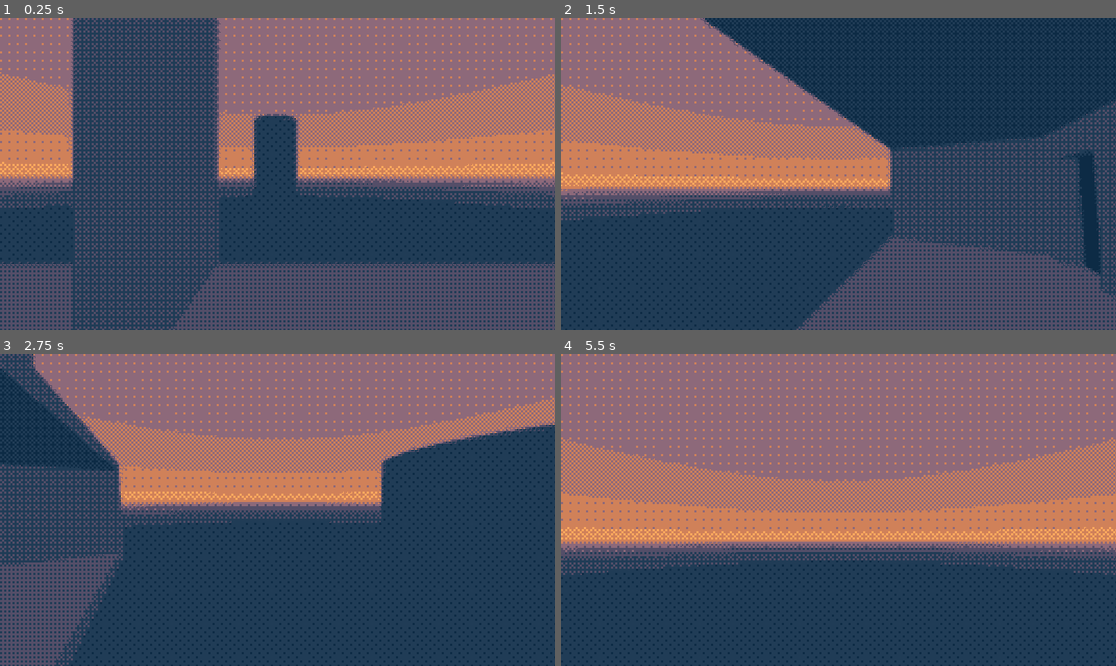
Above: before the commit, frames 1-4 (two rows, left to right).
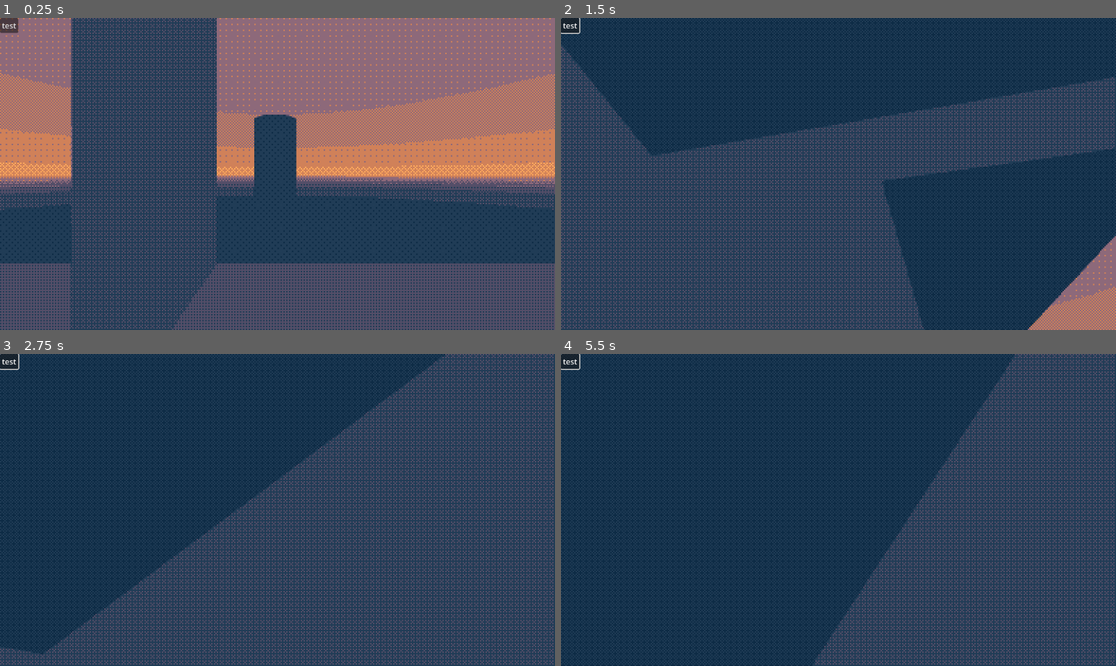
Above: after the commit, the same moments.

Repository: ajud123/screamroulettegame
Game: Godot game, scene res://node_3d.tscn
Same seed, same stepped clock (60 frames per second), same inputs: the game is played once before the commit and once after it.
Inputs (mouse positions are in pixels of both pictures, inside the frame that each line leads up to):
- Up to frame 1 (0.25 s): no input
- Up to frame 2 (1.5 s): click (572, 24) at 0.5 s, where only the run after the commit has a clickable "test"; tap Enter (ui_accept) at 1.25 s; move the mouse to (866, 174) at 1.27 s; hold W (fwd) from 1.28 s (still down); tap A (l) at 1.35 s
- Up to frame 3 (2.75 s): keep holding W (fwd); tap Enter (ui_accept) at 1.52, 2.27 s; tap D (r) at 1.55, 2.1 s; move the mouse to (249, 510) at 2.02 s; tap A (l) at 2.3 s
- Up to frame 4 (5.5 s): keep holding W (fwd); move the mouse to (849, 503) at 2.77 s; tap S (bck) at 2.85 s; tap D (r) at 3.05, 4.35 s; move the mouse to (832, 516) at 3.52 s; tap A (l) at 3.6, 5.1 s; tap Enter (ui_accept) at 3.77, 4.52, 5, 5.27 s; move the mouse to (877, 513) at 4.27 s; move the mouse to (794, 506) at 5.02 s

The runs differ from the first frame. In frame 1, 30% of the frame differs, in the area x 0-100%, y 0-100%; in frame 2, 51%; in frame 3, 57%; in frame 4, 70%.

Commit message:
added more dither stuff (no gameplay whatsoever)

Diff:
--- /dev/null
+++ b/MainView.gd
@@ -0,0 +1,18 @@
+extends SubViewportContainer
+
+
+# Called when the node enters the scene tree for the first time.
+func _ready() -> void:
+	$SubViewport.size = Vector2i(1920*2, 1080*2) #DisplayServer.screen_get_size()
+	pass # Replace with function body.
+
+
+# Called every frame. 'delta' is the elapsed time since the previous frame.
+func _process(delta: float) -> void:
+	var size = get_viewport_rect().size as Vector2i
+	var sv = $SubViewport
+	if sv.size != size:
+		sv.size = size
+		print("Viewport size: " + str(size))
+
+	pass
--- a/dither.gdshader
+++ b/dither.gdshader
@@ -21,9 +21,9 @@
 {
 	// sample the screen texture at the desired output resolution (according to u_dither_size)
 	// this will effectively pixelate the resulting output
-	vec2 screen_size = vec2(textureSize(SCREEN_TEXTURE, 0)) / float(u_dither_size);
+	vec2 screen_size = vec2(textureSize(TEXTURE, 0)) / float(u_dither_size);
 	vec2 screen_sample_uv = floor(UV * screen_size) / screen_size;
-	vec3 screen_col = texture(SCREEN_TEXTURE, screen_sample_uv).rgb;
+	vec3 screen_col = texture(TEXTURE, screen_sample_uv).rgb;
 
 	// calculate pixel luminosity (https://stackoverflow.com/questions/596216/formula-to-determine-brightness-of-rgb-color)
 	float lum = (screen_col.r * 0.299) + (screen_col.g * 0.587) + (screen_col.b * 0.114);
--- /dev/null
+++ b/dither/dither2.gdshader
@@ -0,0 +1,66 @@
+//yoinked from acerola
+shader_type canvas_item;
+
+uniform float _RedColorCount;
+uniform float _GreenColorCount;
+uniform float _BlueColorCount;
+uniform float u_dither_size;
+uniform float _Spread;
+
+const int bayer2[4] = { //2x2
+    0, 2,
+    3, 1
+};
+
+const int bayer4[16] = { //4x4
+    0, 8, 2, 10,
+    12, 4, 14, 6,
+    3, 11, 1, 9,
+    15, 7, 13, 5
+};
+
+const int bayer8[64] = { //8x8
+    0, 32, 8, 40, 2, 34, 10, 42,
+    48, 16, 56, 24, 50, 18, 58, 26,
+    12, 44,  4, 36, 14, 46,  6, 38,
+    60, 28, 52, 20, 62, 30, 54, 22,
+    3, 35, 11, 43,  1, 33,  9, 41,
+    51, 19, 59, 27, 49, 17, 57, 25,
+    15, 47,  7, 39, 13, 45,  5, 37,
+    63, 31, 55, 23, 61, 29, 53, 21
+};
+
+float GetBayer2(int x, int y) {
+    return float(bayer2[(x % 2) + (y % 2) * 2]) * (1.0f / 4.0f) - 0.5f;
+}
+
+float GetBayer4(int x, int y) {
+    return float(bayer4[(x % 4) + (y % 4) * 4]) * (1.0f / 16.0f) - 0.5f;
+}
+
+float GetBayer8(int x, int y) {
+    return float(bayer8[(x % 8) + (y % 8) * 8]) * (1.0f / 64.0f) - 0.5f;
+}
+
+void vertex() {
+	// Called for every vertex the material is visible on.
+}
+
+void fragment() {
+	vec2 screen_size = vec2(textureSize(TEXTURE, 0)) / float(u_dither_size);
+	vec2 screen_size_pure = vec2(textureSize(TEXTURE, 0));
+	vec2 screen_sample_uv = floor(UV * screen_size) / screen_size;
+	vec3 screen_col = texture(TEXTURE, screen_sample_uv).rgb;
+
+	float bayer = GetBayer8(int(UV.x * screen_size.x), int(UV.y * screen_size.y));
+	vec3 output = screen_col + _Spread * bayer;
+	output.r = floor((_RedColorCount - 1.0f) * output.r + 0.5) / (_RedColorCount - 1.0f);
+	output.g = floor((_GreenColorCount - 1.0f) * output.g + 0.5) / (_GreenColorCount - 1.0f);
+	output.b = floor((_BlueColorCount - 1.0f) * output.b + 0.5) / (_BlueColorCount - 1.0f);
+	COLOR.rgb = output;
+}
+
+//void light() {
+	// Called for every pixel for every light affecting the CanvasItem.
+	// Uncomment to replace the default light processing function with this one.
+//}
--- /dev/null
+++ b/dither/dither2.tres
@@ -0,0 +1,11 @@
+[gd_resource type="ShaderMaterial" load_steps=2 format=3 uid="uid://coqkdhbqau8l6"]
+
+[ext_resource type="Shader" path="res://dither/dither2.gdshader" id="1_d35h8"]
+
+[resource]
+shader = ExtResource("1_d35h8")
+shader_parameter/_RedColorCount = 16.0
+shader_parameter/_GreenColorCount = 16.0
+shader_parameter/_BlueColorCount = 16.0
+shader_parameter/u_dither_size = 4.0
+shader_parameter/_Spread = 0.05
--- a/node_3d.tscn
+++ b/node_3d.tscn
@@ -1,8 +1,9 @@
-[gd_scene load_steps=14 format=3 uid="uid://cw02we5g60g88"]
+[gd_scene load_steps=15 format=3 uid="uid://cw02we5g60g88"]
 
 [ext_resource type="Material" uid="uid://bl33dmjydykr" path="res://dither/dithermaterial.tres" id="1_pax08"]
 [ext_resource type="PackedScene" uid="uid://c0md26rloyt4o" path="res://player.tscn" id="1_ugqi7"]
 [ext_resource type="PackedScene" uid="uid://bk46mxhiyydon" path="res://portal.tscn" id="2_chfjr"]
+[ext_resource type="Script" path="res://MainView.gd" id="2_ipsfn"]
 [ext_resource type="Shader" path="res://portalshader.gdshader" id="3_a3dw7"]
 
 [sub_resource type="ProceduralSkyMaterial" id="ProceduralSkyMaterial_ewqdk"]
@@ -41,95 +42,126 @@
 
 [node name="Node3D" type="Node3D"]
 
-[node name="WorldEnvironment" type="WorldEnvironment" parent="."]
+[node name="Control2" type="Control" parent="."]
+layout_mode = 3
+anchors_preset = 15
+anchor_right = 1.0
+anchor_bottom = 1.0
+grow_horizontal = 2
+grow_vertical = 2
+
+[node name="SubViewportContainer" type="SubViewportContainer" parent="Control2"]
+material = ExtResource("1_pax08")
+layout_mode = 1
+offset_right = 1152.0
+offset_bottom = 648.0
+size_flags_horizontal = 3
+size_flags_vertical = 3
+script = ExtResource("2_ipsfn")
+
+[node name="SubViewport" type="SubViewport" parent="Control2/SubViewportContainer"]
+handle_input_locally = false
+size = Vector2i(1152, 648)
+render_target_update_mode = 4
+
+[node name="WorldEnvironment" type="WorldEnvironment" parent="Control2/SubViewportContainer/SubViewport"]
 environment = SubResource("Environment_ysoxx")
 
-[node name="player" parent="." instance=ExtResource("1_ugqi7")]
+[node name="player" parent="Control2/SubViewportContainer/SubViewport" instance=ExtResource("1_ugqi7")]
 unique_name_in_owner = true
 transform = Transform3D(-1, 0, 8.74228e-08, 0, 1, 0, -8.74228e-08, 0, -1, -0.0700753, 1.37182, -1.79159)
 
-[node name="house" type="CSGCombiner3D" parent="."]
+[node name="house" type="CSGCombiner3D" parent="Control2/SubViewportContainer/SubViewport"]
 use_collision = true
 
-[node name="house frame" type="CSGBox3D" parent="house"]
+[node name="house frame" type="CSGBox3D" parent="Control2/SubViewportContainer/SubViewport/house"]
 transform = Transform3D(1, 0, 0, 0, 1, 0, 0, 0, 1, -3.73615, 1.88623, -1.75659)
 use_collision = true
 size = Vector3(9.48769, 3.887, 4.513)
 
-[node name="house frame3" type="CSGBox3D" parent="house"]
+[node name="house frame3" type="CSGBox3D" parent="Control2/SubViewportContainer/SubViewport/house"]
 transform = Transform3D(1, 0, 0, 0, 1, 0, 0, 0, 1, -2.64854, 5.50839, -1.75659)
 use_collision = true
 size = Vector3(11.6629, 3.887, 4.513)
 
-[node name="house frame2" type="CSGBox3D" parent="house"]
+[node name="house frame2" type="CSGBox3D" parent="Control2/SubViewportContainer/SubViewport/house"]
 transform = Transform3D(1, 0, 0, 0, 1, 0, 0, 0, 1, 5.50973, 1.88623, -1.75659)
 use_collision = true
 size = Vector3(9.48769, 3.887, 4.513)
 
-[node name="room cutout" type="CSGCombiner3D" parent="house"]
+[node name="room cutout" type="CSGCombiner3D" parent="Control2/SubViewportContainer/SubViewport/house"]
 operation = 2
 
-[node name="cutout" type="CSGBox3D" parent="house/room cutout"]
+[node name="cutout" type="CSGBox3D" parent="Control2/SubViewportContainer/SubViewport/house/room cutout"]
 transform = Transform3D(1, 0, 0, 0, 1, 0, 0, 0, 1, -3.73615, 1.84006, -1.33508)
 size = Vector3(8.71, 3.12807, 4.513)
 
-[node name="cutout2" type="CSGBox3D" parent="house/room cutout"]
+[node name="cutout2" type="CSGBox3D" parent="Control2/SubViewportContainer/SubViewport/house/room cutout"]
 transform = Transform3D(1, 0, 0, 0, 1, 0, 0, 0, 1, -2.57357, 5.38661, -1.33508)
 size = Vector3(11.0352, 3.12807, 4.513)
 
-[node name="cutout3" type="CSGBox3D" parent="house/room cutout"]
+[node name="cutout3" type="CSGBox3D" parent="Control2/SubViewportContainer/SubViewport/house/room cutout"]
 transform = Transform3D(1, 0, 0, 0, 1, 0, 0, 0, 1, 5.42484, 1.87741, -1.33508)
 size = Vector3(8.71, 3.20278, 4.513)
 
-[node name="doorway" type="CSGBox3D" parent="house/room cutout"]
+[node name="doorway" type="CSGBox3D" parent="Control2/SubViewportContainer/SubViewport/house/room cutout"]
 transform = Transform3D(1, 0, 0, 0, 1, 0, 0, 0, 1, 0.997, 1.502, -1.335)
 size = Vector3(1.333, 2.437, 1.333)
 
-[node name="doorway4" type="CSGBox3D" parent="house/room cutout"]
+[node name="doorway4" type="CSGBox3D" parent="Control2/SubViewportContainer/SubViewport/house/room cutout"]
 transform = Transform3D(1, 0, 0, 0, 1, 0, 0, 0, 1, 3.27064, 5.05011, -1.6281)
 size = Vector3(1.333, 2.437, 1.333)
 
-[node name="doorway3" type="CSGBox3D" parent="house/room cutout"]
+[node name="doorway3" type="CSGBox3D" parent="Control2/SubViewportContainer/SubViewport/house/room cutout"]
 transform = Transform3D(1, 0, 0, 0, 1, 0, 0, 0, 1, 1.44725, 5.04037, -4.05595)
 size = Vector3(1.333, 2.437, 1.333)
 
-[node name="doorway2" type="CSGBox3D" parent="house/room cutout"]
+[node name="doorway2" type="CSGBox3D" parent="Control2/SubViewportContainer/SubViewport/house/room cutout"]
 transform = Transform3D(1, 0, 0, 0, 1, 0, 0, 0, 1, -6.74843, 1.502, -3.80809)
 size = Vector3(1.333, 2.437, 1.333)
 
-[node name="stairs" type="CSGCombiner3D" parent="house"]
+[node name="stairs" type="CSGCombiner3D" parent="Control2/SubViewportContainer/SubViewport/house"]
 visible = false
 
-[node name="stairs" type="CSGBox3D" parent="house/stairs"]
+[node name="stairs" type="CSGBox3D" parent="Control2/SubViewportContainer/SubViewport/house/stairs"]
 transform = Transform3D(0.866025, -0.5, 0, 0.5, 0.866025, 0, 0, 0, 1, -2.75819, 1.91478, -5.10404)
 size = Vector3(7.3316, 0.444336, 2.45166)
 
-[node name="platform_top2" type="CSGBox3D" parent="house/stairs/stairs"]
+[node name="platform_top2" type="CSGBox3D" parent="Control2/SubViewportContainer/SubViewport/house/stairs/stairs"]
 transform = Transform3D(0.866026, 0.5, 0, -0.5, 0.866026, 0, 0, 0, 1, 4.40612, -0.086915, 0.0277524)
 operation = 2
 size = Vector3(3.86267, 0.444336, 2.85205)
 
-[node name="platform_bottom" type="CSGBox3D" parent="house/stairs"]
+[node name="platform_bottom" type="CSGBox3D" parent="Control2/SubViewportContainer/SubViewport/house/stairs"]
 transform = Transform3D(1, -2.98023e-08, 0, 2.98023e-08, 1, 0, 0, 0, 1, -7.02227, 0.0325435, -5.0863)
 size = Vector3(2.88062, 0.444336, 2.45166)
 
-[node name="platform_top" type="CSGBox3D" parent="house/stairs"]
+[node name="platform_top" type="CSGBox3D" parent="Control2/SubViewportContainer/SubViewport/house/stairs"]
 transform = Transform3D(1, -2.98023e-08, 0, 2.98023e-08, 1, 0, 0, 0, 1, 1.5921, 3.59931, -5.0863)
 size = Vector3(2.88062, 0.444336, 2.45166)
 
-[node name="portal" parent="." node_paths=PackedStringArray("pair") instance=ExtResource("2_chfjr")]
+[node name="portal" parent="Control2/SubViewportContainer/SubViewport" node_paths=PackedStringArray("pair") instance=ExtResource("2_chfjr")]
 transform = Transform3D(-4.37114e-08, 0, 1, 0, 1, 0, -1, 0, -4.37114e-08, -6.76137, 1.50586, -3.97123)
 material_override = SubResource("ShaderMaterial_1j7hb")
+skeleton = NodePath("../../../..")
 pair = NodePath("../portal2")
 size = Vector2(1.335, 2.625)
 
-[node name="portal2" parent="." node_paths=PackedStringArray("pair") instance=ExtResource("2_chfjr")]
+[node name="portal2" parent="Control2/SubViewportContainer/SubViewport" node_paths=PackedStringArray("pair") instance=ExtResource("2_chfjr")]
 transform = Transform3D(-4.37114e-08, 0, 1, 0, 1, 0, -1, 0, -4.37114e-08, 1.44323, 5.10839, -3.93044)
 material_override = SubResource("ShaderMaterial_sakah")
+skeleton = NodePath("../../../..")
 pair = NodePath("../portal")
 size = Vector2(1.39, 3.055)
 
+[node name="Button" type="Button" parent="Control2"]
+layout_mode = 0
+offset_right = 8.0
+offset_bottom = 8.0
+text = "test"
+
 [node name="Control" type="Control" parent="."]
+visible = false
 layout_mode = 3
 anchors_preset = 15
 anchor_right = 1.0
Not shown: 3 places in node_3d.tscn that only renumber resources
